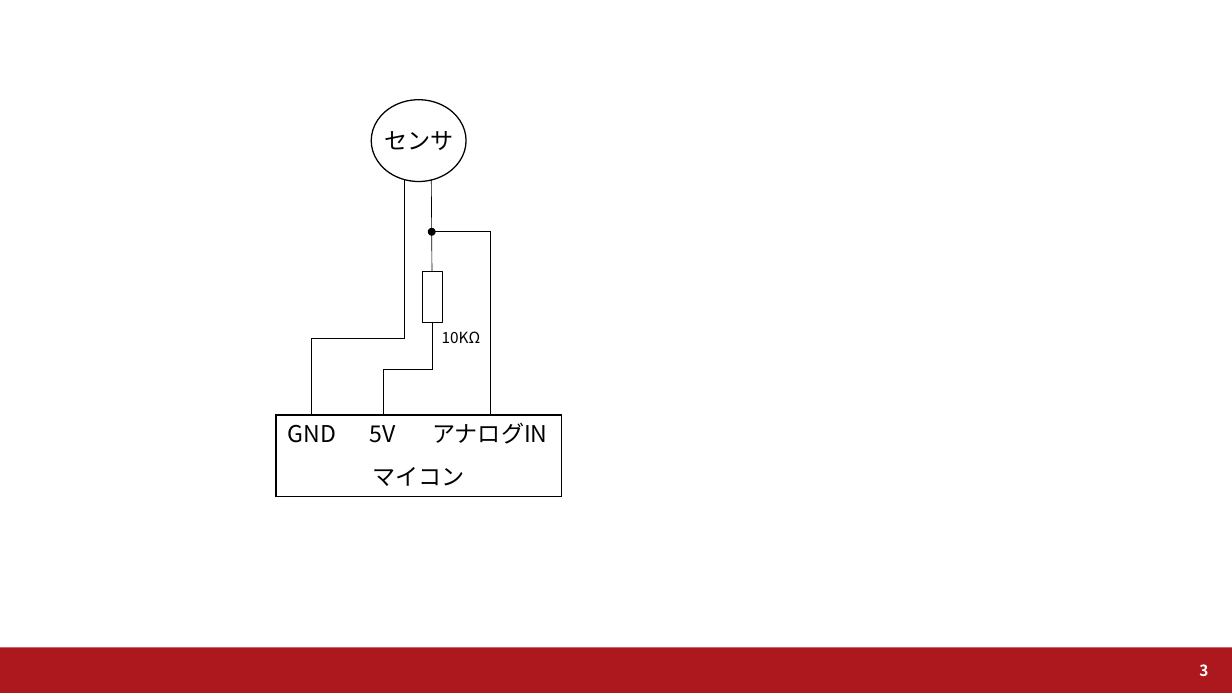
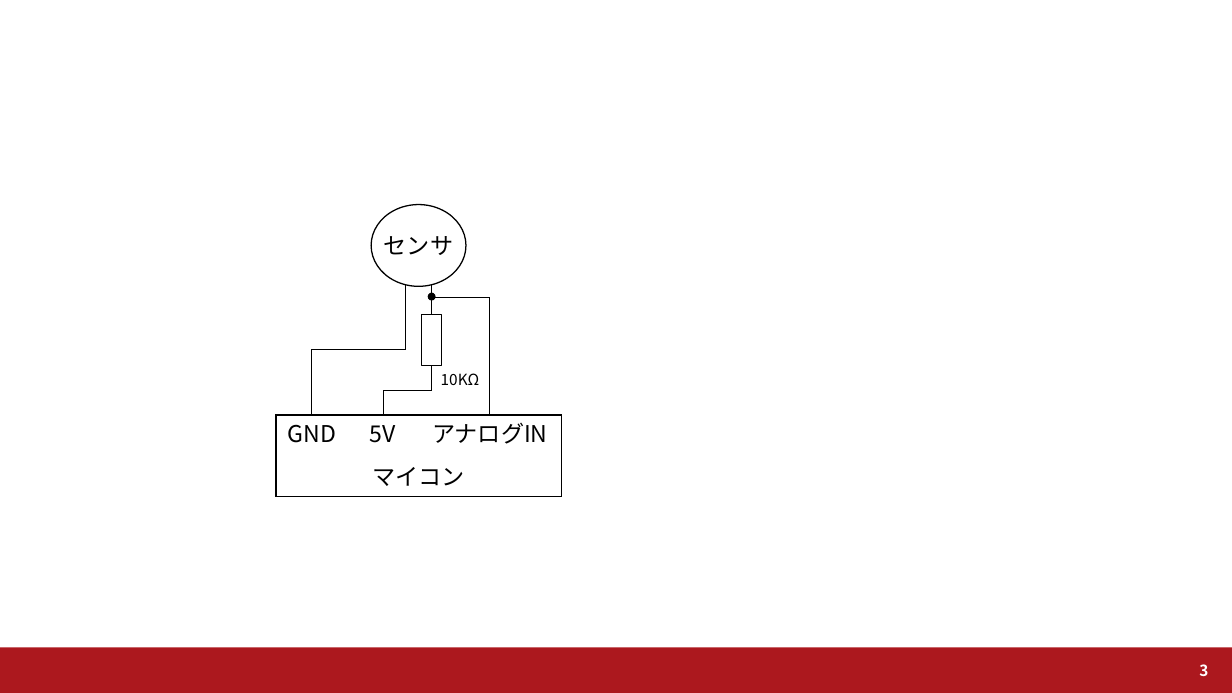
Before and after one commit to a2h1r0/lab, a slide deck: slide 3 of ヘルメット/卒論/upload/figure/source/fig_data.pptx. Drawn at 1232x693 pixels with LibreOffice and Linux fonts; fonts in the diff are those of the drawing; background and template pictures are left out. Boxes give left, top, right and bottom in pixels: in the first picture for what was removed or moved away, otherwise in the second. Text is boxed around its words. In the diff, an @@ line names an element or a change of style, - is before the commit and + after.

```diff
--- a/ヘルメット/卒論/upload/figure/source/fig_data.pptx
+++ b/ヘルメット/卒論/upload/figure/source/fig_data.pptx
@@ ellipse: place and size @@
-ellipse at (372,100,467,181)
+ellipse at (372,204,467,286)
@@ text "センサ": place and size @@
-text "センサ" at (384,131,453,150)
+text "センサ" at (384,236,453,255)
@@ elbow line moved from (404, 179) - (311, 415) to (406, 285) - (311, 415) @@
@@ ellipse: place and size @@
-ellipse at (429,228,435,235)
+ellipse at (429,293,435,299)
@@ elbow line moved from (433, 231) - (490, 415) to (432, 297) - (490, 415) @@
@@ line moved from (432, 179) - (433, 272) to (432, 285) - (432, 314) @@
@@ rectangle: place and size @@
-rectangle at (422,272,442,323)
+rectangle at (421,314,441,365)
@@ elbow line moved from (433, 323) - (384, 415) to (432, 365) - (384, 415) @@
@@ text "10KΩ": place and size @@
-text "10KΩ" at (442,331,481,343)
+text "10KΩ" at (441,373,480,385)
```
Also in this commit, not shown: 4 other files.
